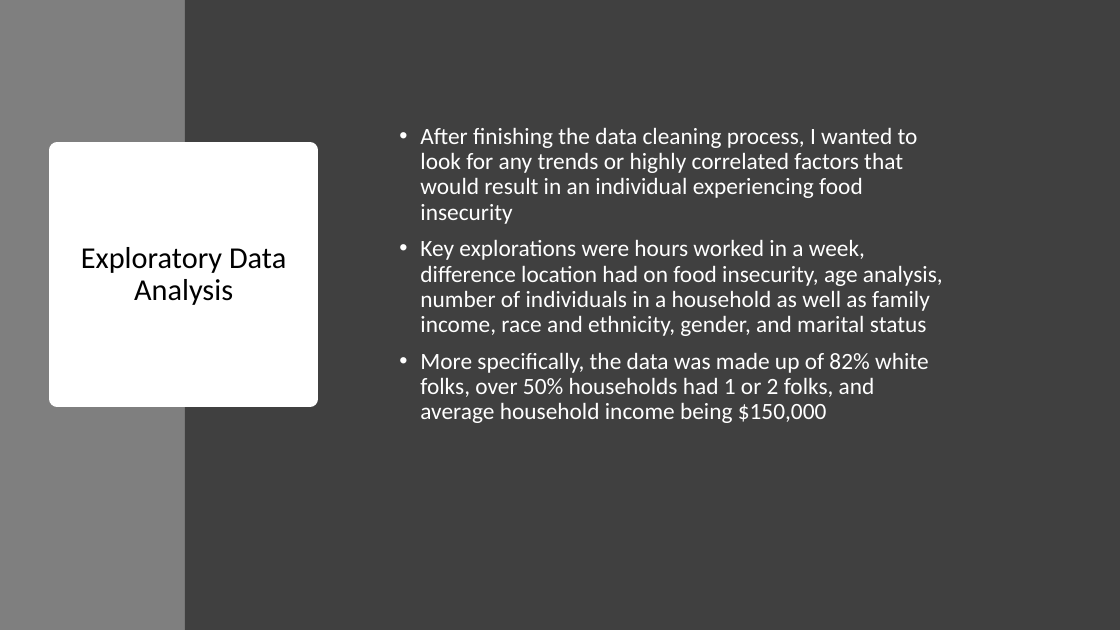
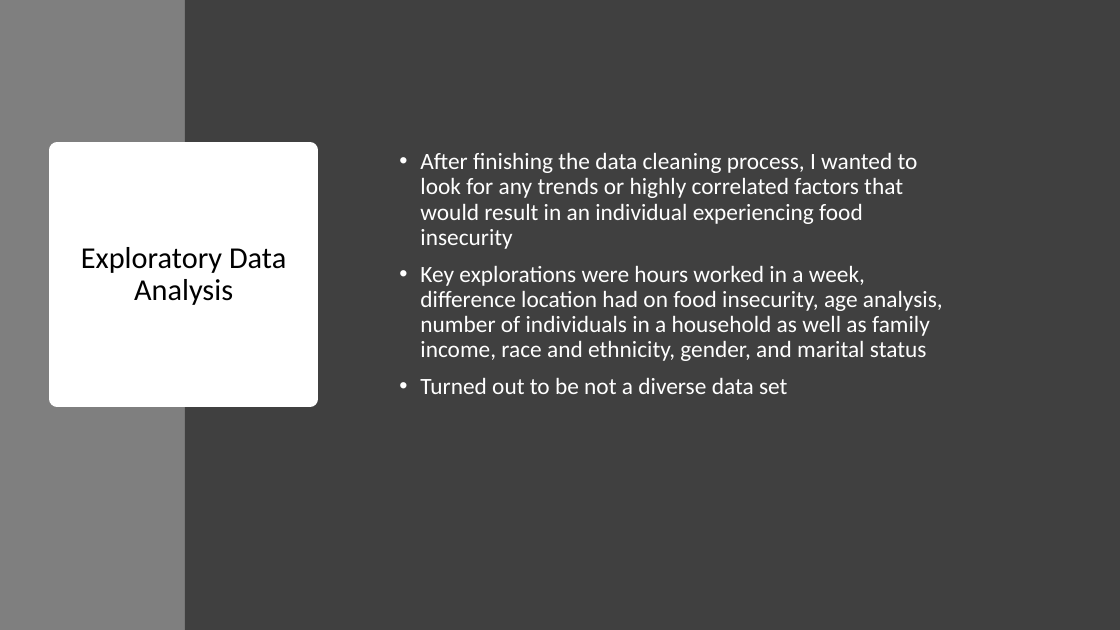
Before and after one commit to cassyclark96/food-insecurity-project, a slide deck: slide 5 of food-security-slides.pptx. Drawn at 1120x630 pixels with LibreOffice and Linux fonts; fonts in the diff are those of the drawing. Boxes give left, top, right and bottom in pixels: in the first picture for what was removed or moved away, otherwise in the second. Text is boxed around its words. In the diff, an @@ line names an element or a change of style, - is before the commit and + after.

```diff
--- a/food-security-slides.pptx
+++ b/food-security-slides.pptx
@@ text at (420, 378, 787, 394): text changed @@
-• More specifically, the data was made up of 82% white folks, over 50% households had 1 or 2 folks, and average household income being $150,000
+• Turned out to be not a diverse data set
```
Also in this commit, not shown: 7 other slides changed, 2 other files.
